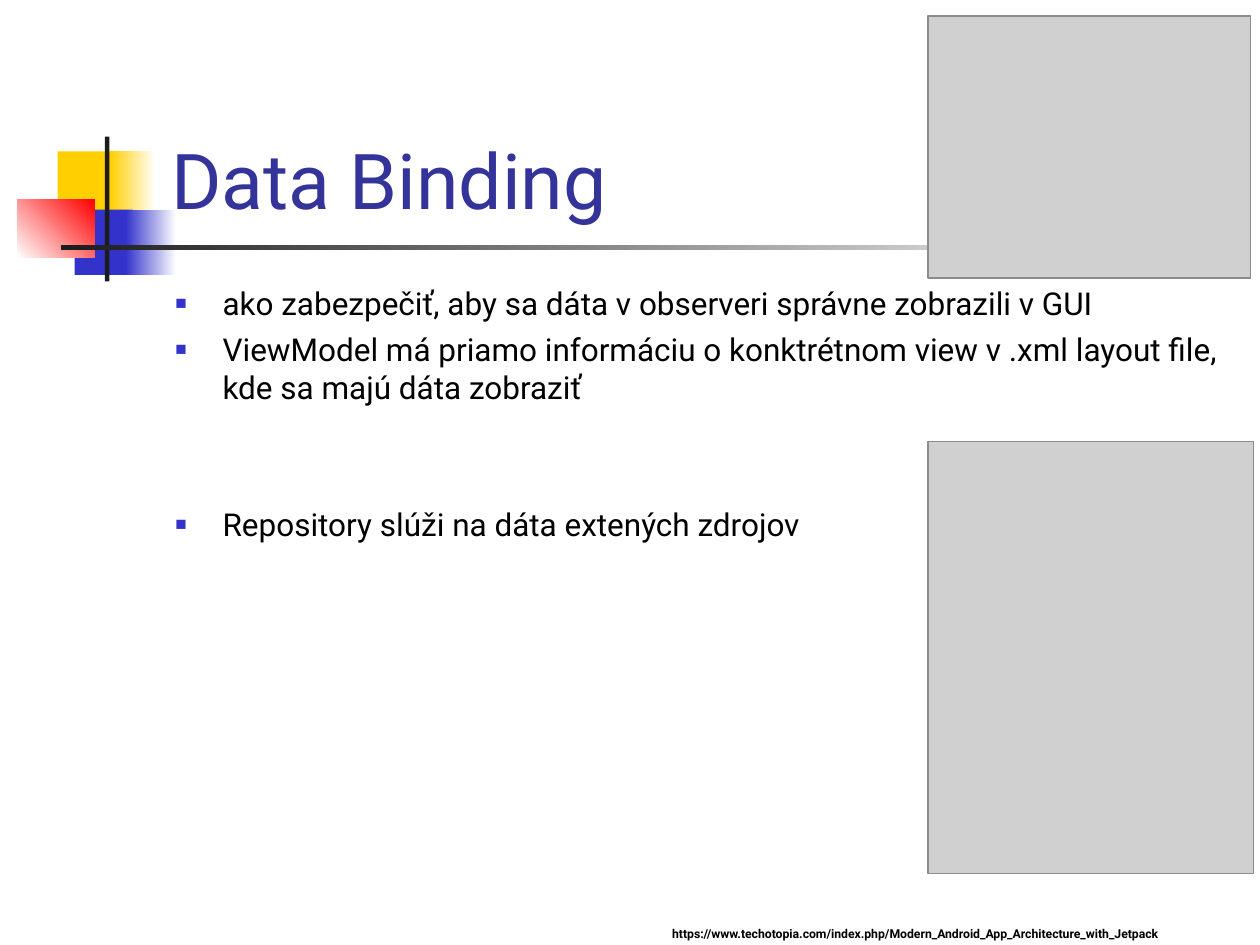
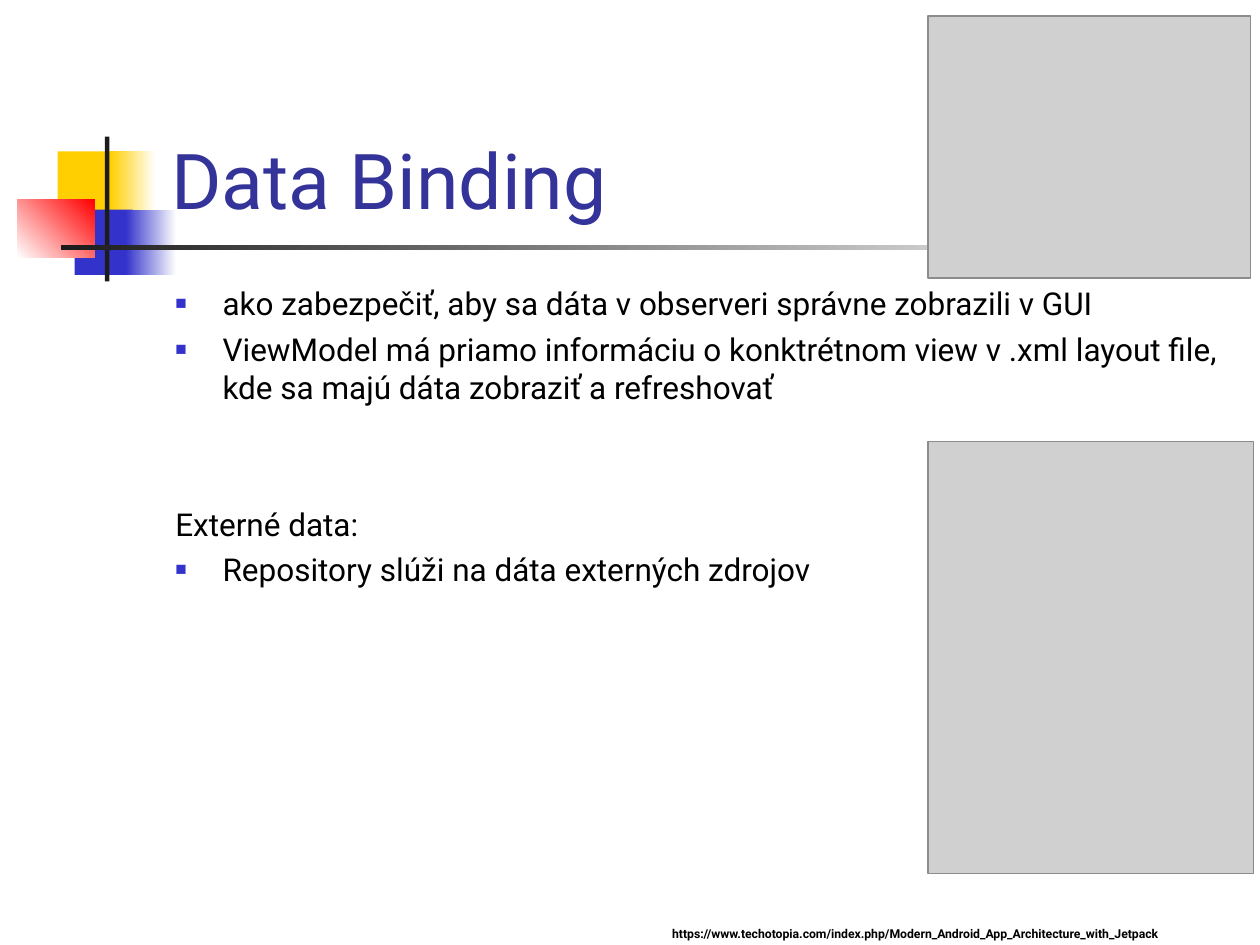
Before and after one commit to vmandro/Prednasky, a slide deck: slide 9 of 07/07_Android.ppt (slide 8 before the commit). Drawn at 1260x945 pixels with LibreOffice and Linux fonts; fonts in the diff are those of the drawing; grey boxes stand for pictures. Boxes give left, top, right and bottom in pixels: in the first picture for what was removed or moved away, otherwise in the second. Text is boxed around its words. In the diff, an @@ line names an element or a change of style, - is before the commit and + after.

```diff
--- a/07/07_Android.ppt
+++ b/07/07_Android.ppt
@@ text at bbox=[175, 337, 1216, 588]: text changed @@
-■ ViewModel má priamo informáciu o konktrétnom view v .xml layout file, kde sa majú dáta zobraziť
-■ Repository slúži na dáta extených zdrojov
+■ ViewModel má priamo informáciu o konktrétnom view v .xml layout file, kde sa majú dáta zobraziť a refreshovať
+Externé data:
+■ Repository slúži na dáta externých zdrojov
```
Also in this commit, not shown: 15 other slides changed, 1 slide added, 4 other files.
